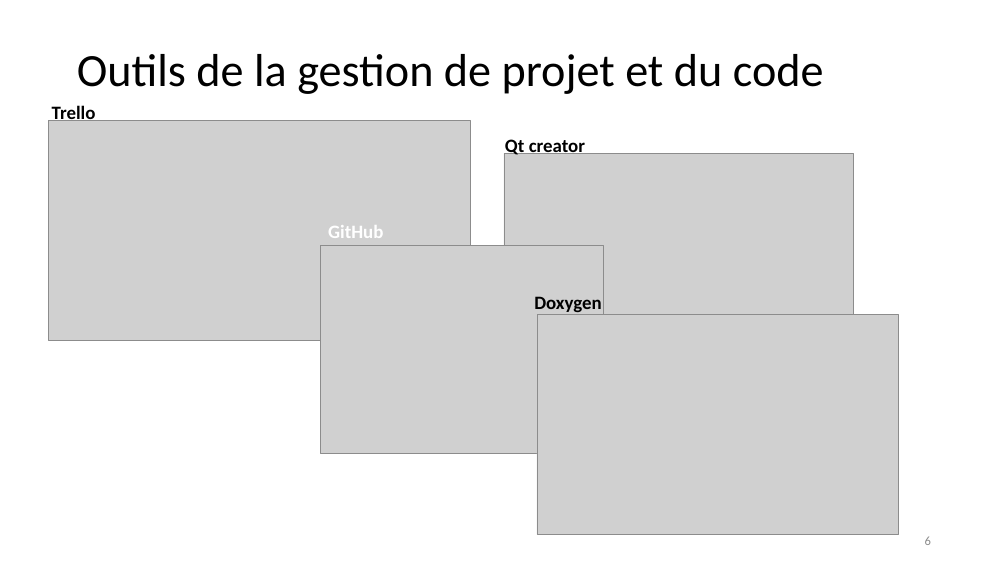
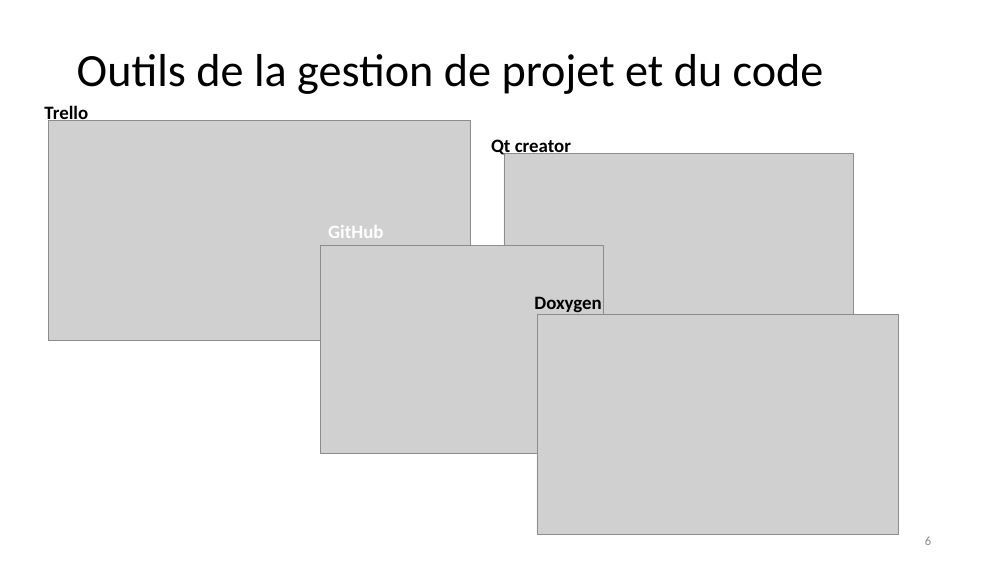
Before and after one commit to jeromelane/WeatherCheckingRpi, a slide deck: slide 6 of weathercheckingrpi/doc/Presentations/projet_meteo_JL_KG_17042019v2.pptx. Drawn at 1008x567 pixels with LibreOffice and Linux fonts; fonts in the diff are those of the drawing; grey boxes stand for pictures. Boxes give left, top, right and bottom in pixels: in the first picture for what was removed or moved away, otherwise in the second. Text is boxed around its words. In the diff, an @@ line names an element or a change of style, - is before the commit and + after.

```diff
--- a/weathercheckingrpi/doc/Presentations/projet_meteo_JL_KG_17042019v2.pptx
+++ b/weathercheckingrpi/doc/Presentations/projet_meteo_JL_KG_17042019v2.pptx
@@ text "Trello" moved from (x1=52, y1=103, x2=96, y2=121) to (x1=44, y1=106, x2=88, y2=124) @@
@@ text "Qt creator" moved from (x1=505, y1=136, x2=585, y2=155) to (x1=491, y1=139, x2=571, y2=157) @@
```
Also in this commit, not shown: 17 other slides changed, 21 other files.
